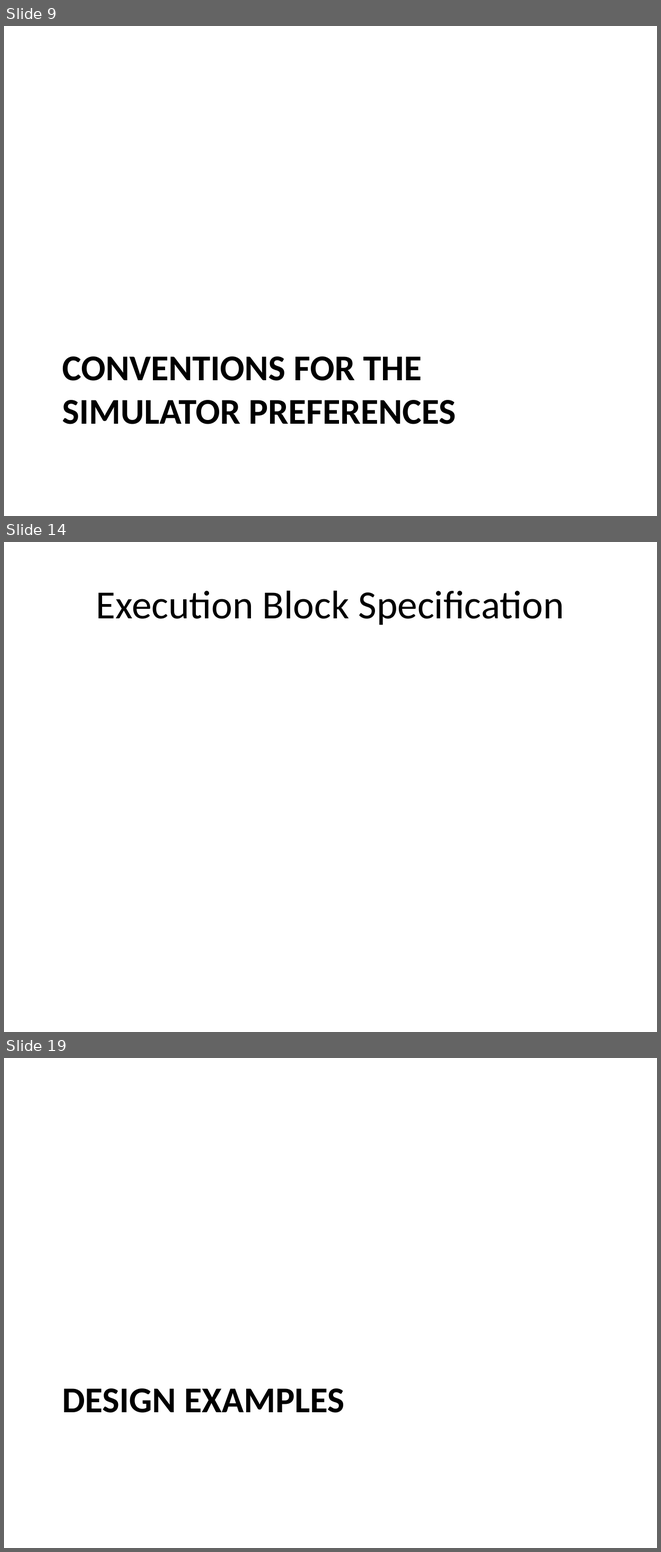
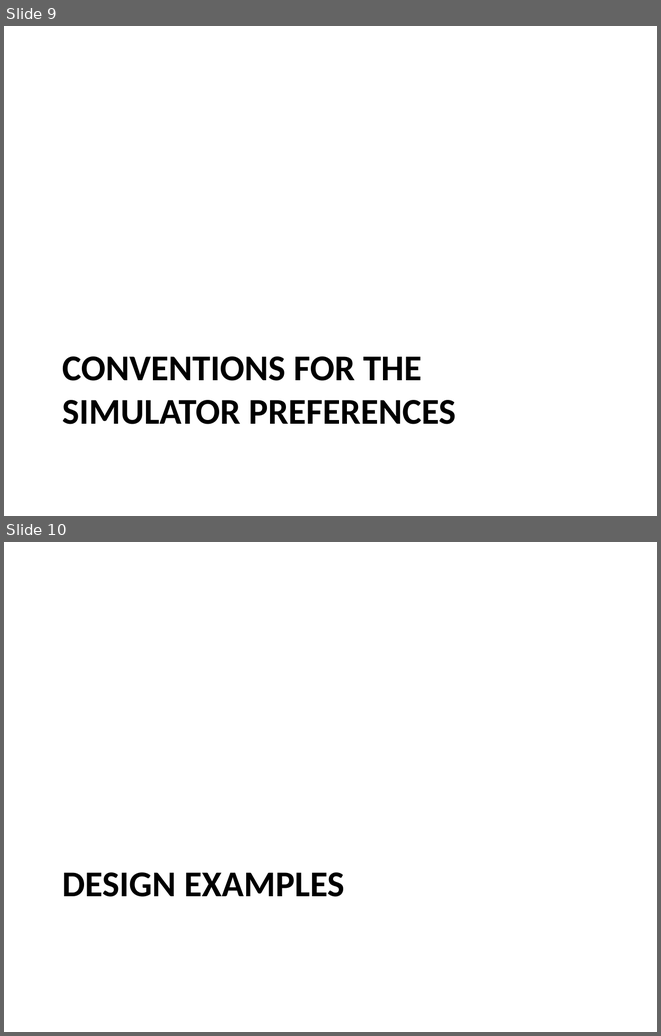
Before and after one commit to timurkelin/cosim, a slide deck: doc/cosim.pptx. Shown one above the other, each under a label of ours: slides 9, 14 and 19 before the commit, slides 9 and 10 after it; the slides between them are not shown. The pictures are 661x1552 and 661x1036 pixels, drawn with LibreOffice and Linux fonts; fonts in the diff are those of the drawing; background and template pictures are left out. Boxes give left, top, right and bottom in pixels: in the first picture for what was removed or moved away, otherwise in the second. Text is boxed around its words. In the diff, an @@ line names an element or a change of style, - is before the commit and + after.

```diff
--- a/doc/cosim.pptx
+++ b/doc/cosim.pptx
@@ slide 14 removed at <box>4,542,657,1032</box>, background #FFFFFF @@
@@ title removed at <box>96,590,564,625</box> @@
-Execution Block Specification
@@ what was slide 19 is now slide 10 @@
```
Also in this commit, not shown: 8 other slides removed.
